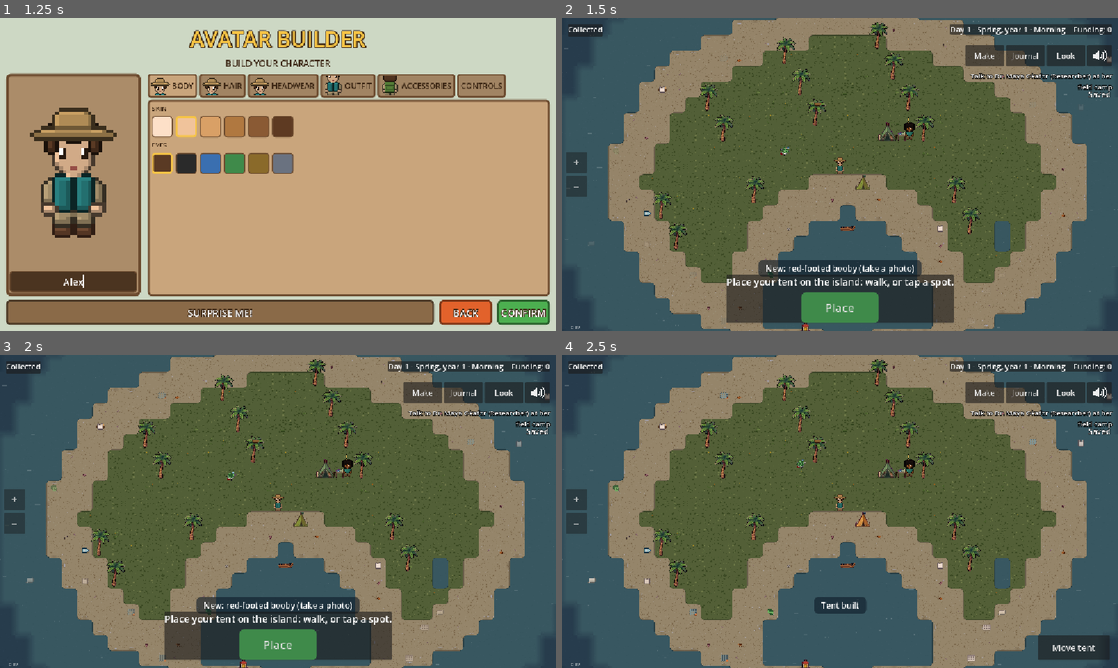
Above: before the commit, frames 1-4 (two rows, left to right).
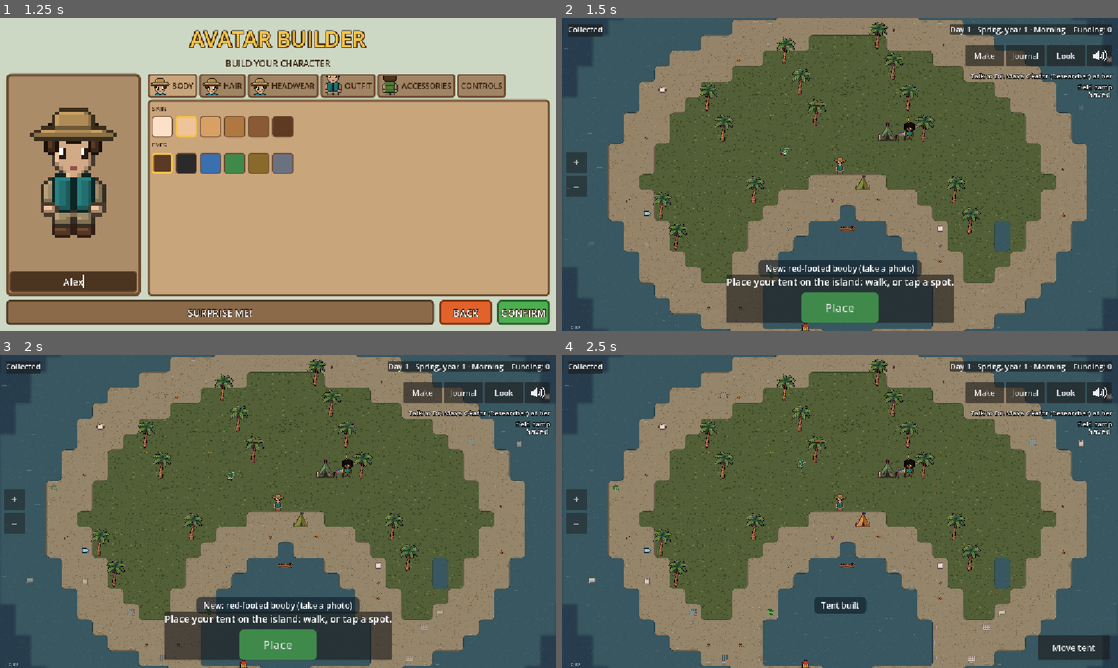
Above: after the commit, the same moments.

Repository: detronics-apps/ocean-haven
Game: Godot game, scene res://scenes/world/ocean_world.tscn
Two runs of this game, one before a commit and one after it. Both use one fixed random seed, a clock stepped at 60 frames per second and the inputs below.
Inputs (mouse positions are in pixels of both pictures, inside the frame that each line leads up to):
- Up to frame 1 (1.25 s): click (72, 280) at 0.52 s; type "Alex" at 0.6 s
- Up to frame 2 (1.5 s): click "CONFIRM" at 1.25 s
- Up to frame 3 (2 s): no input
- Up to frame 4 (2.5 s): click "Place" at 2 s

Frame 1 is identical in both runs. In frame 2, 0.1% of the frame differs, in the area x 8-95%, y 0-100%; in frame 3, 0.1%; in frame 4, 0.1%.

Commit message:
Water: one smooth colour layer under all water (narrow fades, clean corners), a darker open ocean taking the island's tint; four-terrain corners straight; walk across where two land tiles touch at a corner
Co-Authored-By: Claude Opus 5.5 <noreply@anthropic.com>

Diff:
--- /dev/null
+++ b/assets/buildings/dock_plank.svg
@@ -0,0 +1,18 @@
+<svg xmlns="http://www.w3.org/2000/svg" width="32" height="32" viewBox="0 0 32 32" shape-rendering="crispEdges">
+  <!-- Placeholder dock plank section (one tile): boards, gaps, corner posts; joins up with its neighbours -->
+  <rect x="0" y="0" width="32" height="32" fill="#8a5a36"/>
+  <g fill="#6b4428">
+    <rect x="0" y="7" width="32" height="1"/>
+    <rect x="0" y="15" width="32" height="1"/>
+    <rect x="0" y="23" width="32" height="1"/>
+    <rect x="11" y="0" width="1" height="7"/><rect x="22" y="8" width="1" height="7"/>
+    <rect x="6" y="16" width="1" height="7"/><rect x="18" y="24" width="1" height="8"/>
+  </g>
+  <g fill="#a87c52">
+    <rect x="1" y="1" width="9" height="1"/><rect x="13" y="9" width="8" height="1"/><rect x="8" y="17" width="9" height="1"/>
+  </g>
+  <g fill="#4a2e1a">
+    <rect x="0" y="0" width="3" height="3"/><rect x="29" y="0" width="3" height="3"/>
+    <rect x="0" y="29" width="3" height="3"/><rect x="29" y="29" width="3" height="3"/>
+  </g>
+</svg>
--- /dev/null
+++ b/assets/buildings/drawbridge_closed.svg
@@ -0,0 +1,14 @@
+<svg xmlns="http://www.w3.org/2000/svg" width="32" height="32" viewBox="0 0 32 32" shape-rendering="crispEdges">
+  <!-- Placeholder drawbridge, lowered: reddish planks, iron straps, chain posts -->
+  <rect x="0" y="0" width="32" height="32" fill="#9a5a3a"/>
+  <g fill="#7a4428">
+    <rect x="0" y="7" width="32" height="1"/><rect x="0" y="15" width="32" height="1"/><rect x="0" y="23" width="32" height="1"/>
+  </g>
+  <g fill="#4a4f58">
+    <rect x="4" y="0" width="2" height="32"/><rect x="26" y="0" width="2" height="32"/>
+  </g>
+  <g fill="#2a2e34">
+    <rect x="0" y="0" width="4" height="4"/><rect x="28" y="0" width="4" height="4"/>
+    <rect x="0" y="28" width="4" height="4"/><rect x="28" y="28" width="4" height="4"/>
+  </g>
+</svg>
--- a/data/buildings/dock.tres
+++ b/data/buildings/dock.tres
@@ -1,7 +1,7 @@
 [gd_resource type="Resource" script_class="BuildingData" format=3]
 
 [ext_resource type="Script" path="res://scripts/buildings/building_data.gd" id="1_2xdux"]
-[ext_resource type="Texture2D" path="res://assets/buildings/dock_plank.png" id="2_y8nj1"]
+[ext_resource type="Texture2D" path="res://assets/buildings/dock_plank.svg" id="2_y8nj1"]
 
 [resource]
 script = ExtResource("1_2xdux")
--- a/data/buildings/drawbridge.tres
+++ b/data/buildings/drawbridge.tres
@@ -2,7 +2,7 @@
 
 [ext_resource type="Texture2D" path="res://assets/buildings/drawbridge_open.svg" id="1_88l0l"]
 [ext_resource type="Script" path="res://scripts/buildings/building_data.gd" id="2_8l4ks"]
-[ext_resource type="Texture2D" path="res://assets/buildings/drawbridge_closed.png" id="3_4cw1c"]
+[ext_resource type="Texture2D" path="res://assets/buildings/drawbridge_closed.svg" id="3_4cw1c"]
 
 [resource]
 script = ExtResource("2_8l4ks")
--- a/project.godot
+++ b/project.godot
@@ -119,4 +119,4 @@
 rendering_device/driver.windows="d3d12"
 renderer/rendering_method="gl_compatibility"
 renderer/rendering_method.mobile="gl_compatibility"
-environment/defaults/default_clear_color=Color(0.16862746, 0.2901961, 0.36862746, 1)
+environment/defaults/default_clear_color=Color(0.11, 0.2, 0.27, 1)
--- a/scenes/islands/hook_island.tscn
+++ b/scenes/islands/hook_island.tscn
@@ -1,5 +1,6 @@
 [gd_scene format=4]
 
+[ext_resource type="Script" path="res://scripts/world/island_ground.gd" id="ground_script"]
 [ext_resource type="TileSet" path="res://assets/tilesets/placeholder_tileset.tres" id="1_4vngq"]
 [ext_resource type="Script" path="res://scripts/world/terrain_edges.gd" id="9_edges"]
 [ext_resource type="PackedScene" path="res://scenes/world/shore_pine.tscn" id="10_pine"]
@@ -9,6 +10,7 @@
 y_sort_enabled = true
 
 [node name="Ground" type="TileMapLayer" parent="." unique_id=834568265 groups=["ground"]]
+script = ExtResource("ground_script")
 z_index = -2
 tile_map_data = PackedByteArray("AAD3//f/AAADAAAAAAD3//j/AAADAAAAAAD3//n/AAADAAAAAAD3//r/AAADAAAAAAD3//v/AAADAAAAAAD4// …(18768 unchanged characters)…
 tile_set = ExtResource("1_4vngq")
--- a/scenes/islands/kelp_island.tscn
+++ b/scenes/islands/kelp_island.tscn
@@ -1,5 +1,6 @@
 [gd_scene format=4]
 
+[ext_resource type="Script" path="res://scripts/world/island_ground.gd" id="ground_script"]
 [ext_resource type="TileSet" path="res://assets/tilesets/placeholder_tileset.tres" id="1_hnop6"]
 [ext_resource type="PackedScene" path="res://scenes/world/coastal_tree.tscn" id="2_wvljg"]
 [ext_resource type="Script" path="res://scripts/world/kelp_ecosystem.gd" id="3_kelpeco"]
@@ -9,6 +10,7 @@
 y_sort_enabled = true
 
 [node name="Ground" type="TileMapLayer" parent="." unique_id=536507799 groups=["ground"]]
+script = ExtResource("ground_script")
 z_index = -2
 tile_map_data = PackedByteArray("AAAAAPX/AAAAAAAAAAD7//b/AAAAAAAAAAD8//b/AAAAAAAAAAD9//b/AAAAAAAAAAD+//b/AAAAAAAAAAD/// …(26544 unchanged characters)…
 tile_set = ExtResource("1_hnop6")
--- a/scenes/islands/mangrove_island.tscn
+++ b/scenes/islands/mangrove_island.tscn
@@ -1,5 +1,6 @@
 [gd_scene format=4]
 
+[ext_resource type="Script" path="res://scripts/world/island_ground.gd" id="ground_script"]
 [ext_resource type="TileSet" path="res://assets/tilesets/placeholder_tileset.tres" id="1_poitu"]
 [ext_resource type="PackedScene" path="res://scenes/world/mangrove_tree.tscn" id="2_mtree"]
 [ext_resource type="Script" path="res://scripts/world/mangrove_ecosystem.gd" id="3_meco"]
@@ -9,6 +10,7 @@
 y_sort_enabled = true
 
 [node name="Ground" type="TileMapLayer" parent="." unique_id=2121155469 groups=["ground"]]
+script = ExtResource("ground_script")
 z_index = -2
 tile_map_data = PackedByteArray("AADt//n/AAABAAAAAADt//r/AAABAAAAAADt//v/AAABAAAAAADt//z/AAABAAAAAADu//n/AAABAAAAAADu// …(23824 unchanged characters)…
 tile_set = ExtResource("1_poitu")
--- a/scenes/islands/polar_island.tscn
+++ b/scenes/islands/polar_island.tscn
@@ -1,5 +1,6 @@
 [gd_scene format=4]
 
+[ext_resource type="Script" path="res://scripts/world/island_ground.gd" id="ground_script"]
 [ext_resource type="TileSet" path="res://assets/tilesets/placeholder_tileset.tres" id="1_bck7r"]
 [ext_resource type="Script" path="res://scripts/world/terrain_edges.gd" id="9_edges"]
 [ext_resource type="Script" path="res://scripts/world/polar_ecosystem.gd" id="10_polar"]
@@ -8,6 +9,7 @@
 y_sort_enabled = true
 
 [node name="Ground" type="TileMapLayer" parent="." unique_id=515540412 groups=["ground"]]
+script = ExtResource("ground_script")
 z_index = -2
 tile_map_data = PackedByteArray("AADw//7/AAAEAAAAAADw////AAAEAAAAAADx//3/AAAEAAAAAADx//7/AAAEAAAAAADx////AAADAAAAAADx/w …(19968 unchanged characters)…
 tile_set = ExtResource("1_bck7r")
--- a/scenes/islands/reef_island.tscn
+++ b/scenes/islands/reef_island.tscn
@@ -1,5 +1,6 @@
 [gd_scene format=4]
 
+[ext_resource type="Script" path="res://scripts/world/island_ground.gd" id="ground_script"]
 [ext_resource type="TileSet" path="res://assets/tilesets/placeholder_tileset.tres" id="1_325vv"]
 [ext_resource type="Script" path="res://scripts/world/reef_ecosystem.gd" id="2_reco"]
 [ext_resource type="Script" path="res://scripts/world/terrain_edges.gd" id="9_edges"]
@@ -8,6 +9,7 @@
 y_sort_enabled = true
 
 [node name="Ground" type="TileMapLayer" parent="." unique_id=1234623413 groups=["ground"]]
+script = ExtResource("ground_script")
 z_index = -2
 tile_map_data = PackedByteArray("AADt/wEAAAABAAAAAADt/wIAAAABAAAAAADt/wMAAAABAAAAAADt/wQAAAABAAAAAADt/wUAAAABAAAAAADt/w …(30352 unchanged characters)…
 tile_set = ExtResource("1_325vv")
--- a/scenes/islands/starter_island.tscn
+++ b/scenes/islands/starter_island.tscn
@@ -1,5 +1,6 @@
 [gd_scene format=4]
 
+[ext_resource type="Script" path="res://scripts/world/island_ground.gd" id="ground_script"]
 [ext_resource type="TileSet" path="res://assets/tilesets/placeholder_tileset.tres" id="1_s0v0f"]
 [ext_resource type="PackedScene" path="res://scenes/world/palm_tree.tscn" id="2_36cgk"]
 [ext_resource type="Script" path="res://scripts/world/palm_tree.gd" id="3_feps1"]
@@ -9,6 +10,7 @@
 y_sort_enabled = true
 
 [node name="Ground" type="TileMapLayer" parent="." unique_id=1535269268 groups=["ground"]]
+script = ExtResource("ground_script")
 z_index = -2
 tile_map_data = PackedByteArray("AAD7//n/AAACAAAAAAD8//n/AAACAAAAAAD9//n/AAACAAAAAAD+//n/AAACAAAAAAD///n/AAACAAAAAAAAAP …(19504 unchanged characters)…
 tile_set = ExtResource("1_s0v0f")
--- a/scripts/world/day_night.gd
+++ b/scripts/world/day_night.gd
@@ -7,9 +7,31 @@
 @export var colors: Gradient
 
 var _ocean: Color = ProjectSettings.get_setting("rendering/environment/defaults/default_clear_color")
+## Each island's ground and its middle (islands don't move).
+var _middles := {}
 
 
 func _process(_delta: float) -> void:
 	color = colors.sample(GameClock.time_of_day)
-	# The open ocean is the background colour, which CanvasModulate doesn't reach.
-	RenderingServer.set_default_clear_color(_ocean * color)
+	# The open ocean is the background colour, which CanvasModulate doesn't reach. It takes the
+	# health tint of the island in view too, as that island's water tiles do, so the two match.
+	var sea := _ocean * color
+	var ground := _ground_in_view()
+	if ground:
+		sea *= ground.modulate
+	RenderingServer.set_default_clear_color(sea)
+
+
+## The island ground nearest the middle of the view.
+func _ground_in_view() -> TileMapLayer:
+	var camera := get_viewport().get_camera_2d()
+	if not camera:
+		return null
+	var at := camera.get_screen_center_position()
+	var best: TileMapLayer = null
+	for ground: TileMapLayer in get_tree().get_nodes_in_group("ground"):
+		if not _middles.has(ground):
+			_middles[ground] = ground.to_global(ground.map_to_local(ground.get_used_rect().get_center()))
+		if not best or at.distance_squared_to(_middles[ground]) < at.distance_squared_to(_middles[best]):
+			best = ground
+	return best
--- /dev/null
+++ b/scripts/world/island_ground.gd
@@ -0,0 +1,40 @@
+class_name IslandGround
+extends TileMapLayer
+## An island's ground. Where two land cells touch only at a corner, with water in the other two
+## (a checkerboard), the rounded edges draw the land joined up (TerrainEdges), so the ranger can
+## walk across there too: the two water cells' collision is cut back at that corner (by CUT px
+## along both edges) and Terrain.walkable lets the ranger stand in the cut.
+
+const CUT := 10.0
+## Water cell -> the corners it's cut back at (each the direction from its centre to the corner).
+var passes := {}
+
+
+## Whether `point` (local) is in a cut-back corner of a water cell.
+func in_pass(cell: Vector2i, point: Vector2) -> bool:
+	for towards: Vector2 in passes.get(cell, []):
+		var from_corner := (map_to_local(cell) + towards * 16.0 - point).abs()
+		if from_corner.x + from_corner.y < CUT:
+			return true
+	return false
+
+
+func _use_tile_data_runtime_update(coords: Vector2i) -> bool:
+	return passes.has(coords)
+
+
+func _tile_data_runtime_update(coords: Vector2i, tile_data: TileData) -> void:
+	if tile_data.get_collision_polygons_count(0) == 0:
+		return
+	var square := [Vector2(-16, -16), Vector2(16, -16), Vector2(16, 16), Vector2(-16, 16)]
+	var shape := PackedVector2Array()
+	for i in square.size():
+		var v: Vector2 = square[i]
+		if v / 16.0 in passes[coords]:
+			var before: Vector2 = square[i - 1]
+			var after: Vector2 = square[(i + 1) % square.size()]
+			shape.append(v + (before - v).normalized() * CUT)
+			shape.append(v + (after - v).normalized() * CUT)
+		else:
+			shape.append(v)
+	tile_data.set_collision_polygon_points(0, 0, shape)
--- a/scripts/world/terrain.gd
+++ b/scripts/world/terrain.gd
@@ -16,9 +16,12 @@
 ## Whether the ranger can stand at `point`: land, or a deck built over the water.
 static func walkable(tree: SceneTree, point: Vector2) -> bool:
 	for ground: TileMapLayer in tree.get_nodes_in_group("ground"):
-		var tile := ground.get_cell_tile_data(ground.local_to_map(ground.to_local(point)))
+		var cell := ground.local_to_map(ground.to_local(point))
+		var tile := ground.get_cell_tile_data(cell)
 		if tile:
-			return tile.get_custom_data("walkable")
+			# (or across the corner where two land cells touch: IslandGround.passes)
+			return tile.get_custom_data("walkable") or (ground is IslandGround
+				and (ground as IslandGround).in_pass(cell, ground.to_local(point)))
 	return false
 
 
--- a/scripts/world/terrain_edges.gd
+++ b/scripts/world/terrain_edges.gd
@@ -40,12 +40,20 @@
 ## between terrains, never round every tile): straight along the edges, round the rounded corners.
 var _lines := {}
 const LINE := Color(0, 0, 0, 0.28)
-## Between two kinds of water there's no line and no rounding: the colours fade into each other
-## over FADE px on each side (the owner: it's all water).
+## Between two kinds of water there's no line and no rounding: the water's colours are one
+## smooth picture under the ground art (WaterBlend: WATER_RES pixels a cell, drawn with linear
+## filtering), so neighbouring waters fade into each other over a few pixels, round corners as
+## well as along edges (the owner: it's all water; a subtle, narrow fade). Water cells get no art
+## tile of their own; SeaWaves' faint speckle shows on them.
 const WATER := ["water", "", "sea"]
-const FADE := 10.0
-var _fades := {}
+const WATER_RES := 4
+var _blend: Sprite2D
+var _blend_image: Image
+var _blend_rect := Rect2i()
 var _colours := {}
+## Corner point -> [[water cell, towards]] where the ranger can walk across between two land
+## cells touching at the corner (IslandGround.passes).
+var _passes := {}
 
 const ART := preload("res://assets/tilesets/terrain_art.png")
 const ART_SIZE := 64
@@ -90,6 +98,12 @@
 	_details.scale = _art.scale
 	_details.z_index = _ground.z_index
 	_details.texture_filter = CanvasItem.TEXTURE_FILTER_NEAREST_WITH_MIPMAPS
+	_blend = Sprite2D.new()
+	_blend.name = "WaterBlend"
+	_blend.centered = false
+	_blend.texture_filter = CanvasItem.TEXTURE_FILTER_LINEAR
+	_blend.z_index = -2  # (under the ground and SeaWaves' speckle)
+	add_child(_blend)
 	_put_art_in.call_deferred()
 	_read_colours()
 	rebuild()
@@ -208,8 +222,8 @@
 ## The cell's picture: its ground's row, a version (and mirrored or not) picked from the cell.
 func _paint(cell: Vector2i) -> void:
 	var ground := _ground.get_cell_atlas_coords(cell)
-	if ground.x < 0:
-		_art.erase_cell(cell)
+	if ground.x < 0 or terrain_at(cell) in WATER:
+		_art.erase_cell(cell)  # (water: the smooth WaterBlend underneath shows)
 		return
 	var pick := absi(hash(cell))
 	_art.set_cell(cell, 0, Vector2i(pick % ART_VARIANTS, ground.x), (pick / ART_VARIANTS) % 2)
@@ -254,6 +268,8 @@
 			corners[cell + d] = true
 	for corner: Vector2i in corners:
 		_shape_corner(corner)
+	_push_passes()
+	_paint_water()
 	_details.clear()
 	_place_snowman()
 	for cell: Vector2i in _terrain:
@@ -270,6 +286,14 @@
 	_paint(cell)
 	for d in [Vector2i(0, 0), Vector2i(1, 0), Vector2i(0, 1), Vector2i(1, 1)]:
 		_shape_corner(cell + d)
+	_push_passes()
+	if _blend_rect.grow(-1).has_point(cell):
+		for dx in [-1, 0, 1]:  # (the cell, and land beside it, which takes its water's colour)
+			for dy in [-1, 0, 1]:
+				_water_pixel(cell + Vector2i(dx, dy))
+		(_blend.texture as ImageTexture).update(_blend_image)
+	else:
+		_paint_water()
 	for dx in [-1, 0, 1]:  # (its own decoration and its neighbours': their rules look at it)
 		for dy in [-1, 0, 1]:
 			_decorate(cell + Vector2i(dx, dy))
@@ -281,10 +305,16 @@
 func _shape_corner(corner: Vector2i) -> void:
 	_pieces.erase(corner)
 	_lines.erase(corner)
-	_fades.erase(corner)
+	_passes.erase(corner)
 	# The 4 cells around the point, and for each the direction from its centre to the point.
 	var around := [[corner + Vector2i(-1, -1), Vector2(1, 1)], [corner + Vector2i(0, -1), Vector2(-1, 1)],
 		[corner + Vector2i(-1, 0), Vector2(1, -1)], [corner, Vector2(-1, -1)]]
+	var kinds := {}
+	for entry: Array in around:
+		kinds[terrain_at(entry[0])] = true
+	if kinds.size() == 4:
+		_line_corner(corner)  # (four different terrains: straight edges; rounding all four made a dark star)
+		return
 	for entry: Array in around:
 		var cell: Vector2i = entry[0]
 		var towards: Vector2 = entry[1]
@@ -303,6 +333,10 @@
 			# joined up and only the lower rounds.
 			if beside_x != beside_y or PRIORITY.get(mine, 0) > PRIORITY.get(fill, 0):
 				continue
+			if mine in WATER and fill not in WATER:  # (land joined across water: walk across)
+				if not _passes.has(corner):
+					_passes[corner] = []
+				_passes[corner].append([cell, towards])
 		elif beside_x != beside_y:
 			fill = across if across in [beside_x, beside_y] else (beside_x if PRIORITY.get(beside_x, 0) >= PRIORITY.get(beside_y, 0) else beside_y)
 		if fill == "sea" or not _colours.has(fill) or (mine in WATER and fill in WATER):
@@ -311,6 +345,20 @@
 			_pieces[corner] = []
 		_pieces[corner].append([_quarter(cell, towards, style(mine, fill)), _colours[fill], towards])
 	_line_corner(corner)
+
+
+## Tells the ground where the ranger can walk across a corner.
+func _push_passes() -> void:
+	if not _ground is IslandGround:
+		return
+	var passes := {}
+	for corner: Vector2i in _passes:
+		for entry: Array in _passes[corner]:
+			if not passes.has(entry[0]):
+				passes[entry[0]] = []
+			passes[entry[0]].append(entry[1])  # (towards that corner, from the cell's centre)
+	(_ground as IslandGround).passes = passes
+	_ground.notify_runtime_tile_data_update()
 
 
 ## The boundary lines round corner point `corner`: each of the 4 half-edges that meet there is a
@@ -335,37 +383,46 @@
 		lines.append(shape.slice(1))  # (the arc)
 	# (each half-edge's two sides: [the one on its left / top, the one on its right / bottom])
 	var sides := {Vector2.UP: [tl, tr], Vector2.DOWN: [bl, br], Vector2.LEFT: [tl, bl], Vector2.RIGHT: [tr, br]}
-	var fades: Array = []
 	for dir: Vector2 in halves:
 		if not halves[dir][0]:
 			continue
-		var a: String = sides[dir][0]
-		var b: String = sides[dir][1]
-		if a in WATER and b in WATER:
-			fades.append_array(_fade(point, dir, a, b))
-		else:
-			lines.append(PackedVector2Array([point + dir * halves[dir][1], point + dir * HALF]))
+		if sides[dir][0] in WATER and sides[dir][1] in WATER:
+			continue  # (water beside water: the WaterBlend fades them)
+		lines.append(PackedVector2Array([point + dir * halves[dir][1], point + dir * HALF]))
 	if not lines.is_empty():
 		_lines[corner] = lines
-	if not fades.is_empty():
-		_fades[corner] = fades
-
-
-## Two strips along the half-edge from `point` towards `dir`: each side gets the other side's
-## water colour at the edge, fading out FADE px into it, so the two blend across the edge.
-func _fade(point: Vector2, dir: Vector2, first: String, second: String) -> Array:
-	var across := Vector2(dir.y, dir.x).abs()  # (from the first side to the second)
-	var end := point + dir * HALF
-	var out: Array = []
-	for pair in [[first, second, -1.0], [second, first, 1.0]]:
-		var into: Vector2 = across * FADE * pair[2]  # (into this side)
-		var other := _water_colour(pair[1])
-		other.a = 0.5
-		var clear := other
-		clear.a = 0.0
-		out.append([PackedVector2Array([point, end, end + into, point + into]),
-			PackedColorArray([other, other, clear, clear])])
-	return out
+
+
+## The whole island's water as one small picture (WATER_RES pixels a cell, a margin of open
+## ocean round it), smoothed when drawn, so every two waters fade into each other.
+func _paint_water() -> void:
+	_blend_rect = _ground.get_used_rect().grow(2)
+	_blend_image = Image.create(_blend_rect.size.x * WATER_RES, _blend_rect.size.y * WATER_RES, false, Image.FORMAT_RGBA8)
+	_blend_image.fill(_water_colour("sea"))
+	for cell in _ground.get_used_cells():
+		_water_pixel(cell)
+	_blend.texture = ImageTexture.create_from_image(_blend_image)
+	_blend.position = _ground.map_to_local(_blend_rect.position) - Vector2(HALF, HALF)
+	_blend.scale = Vector2.ONE * float(_ground.tile_set.tile_size.x) / WATER_RES
+
+
+## One cell's colour in the WaterBlend: its water; land takes the water beside it (so the
+## smoothing never pulls a land colour into the sea; the land's art covers it anyway).
+func _water_pixel(cell: Vector2i) -> void:
+	var kind := terrain_at(cell)
+	var colour := _water_colour(kind) if kind in WATER else Color.TRANSPARENT
+	if kind not in WATER:
+		var sum := Color(0, 0, 0, 0)
+		var n := 0
+		for d in [Vector2i(1, 0), Vector2i(-1, 0), Vector2i(0, 1), Vector2i(0, -1)]:
+			var beside := terrain_at(cell + d)
+			if beside in WATER:
+				sum += _water_colour(beside)
+				n += 1
+		colour = sum / float(n) if n > 0 else _water_colour("water")
+		colour.a = 1.0
+	var at := (cell - _blend_rect.position) * WATER_RES
+	_blend_image.fill_rect(Rect2i(at, Vector2i(WATER_RES, WATER_RES)), colour)
 
 
 func _water_colour(kind: String) -> Color:
@@ -417,9 +474,6 @@
 	for corner: Vector2i in _pieces:
 		for piece: Array in _pieces[corner]:
 			draw_colored_polygon(piece[0], piece[1])
-	for corner: Vector2i in _fades:
-		for strip: Array in _fades[corner]:
-			draw_polygon(strip[0], strip[1])
 	for corner: Vector2i in _lines:  # (over the rounded corners, so their arcs show whole)
 		for line: PackedVector2Array in _lines[corner]:
 			draw_polyline(line, LINE, 1.0)
--- a/tests/test_terrain_edges.gd
+++ b/tests/test_terrain_edges.gd
@@ -66,6 +66,41 @@
 	if three != Vector2i.MAX:
 		_expect(edges.pieces_at(three + Vector2i(1, 1)).size() >= 1, "three terrains meeting: rounded too")
 
+	# Two sand cells touching only at a corner, water in the other two (drawn joined up): the
+	# ranger can walk across from one to the other.
+	var water_cells := [sand_cell + Vector2i(1, 0), sand_cell + Vector2i(0, 1)]
+	var atlases := []
+	for c: Vector2i in water_cells:
+		atlases.append(ground.get_cell_atlas_coords(c))
+		ground.set_cell(c, 0, Vector2i(0, 0))
+		save.record_tile(ground, c, Vector2i(0, 0))
+	await process_frame
+	await physics_frame
+	await physics_frame
+	var corner_point := ground.to_global(ground.map_to_local(sand_cell) + Vector2(16, 16))
+	var terrain: GDScript = load("res://scripts/world/terrain.gd")
+	_expect(terrain.walkable(self, corner_point + Vector2(3, -3)), "standing in the corner between the two land cells")
+	_expect(not terrain.walkable(self, corner_point + Vector2(8, -8)), "but not further into the water")
+	var walker := CharacterBody2D.new()
+	walker.collision_mask = 1
+	var feet := CollisionShape2D.new()
+	feet.shape = CircleShape2D.new()
+	(feet.shape as CircleShape2D).radius = 5.0
+	walker.add_child(feet)
+	world.add_child(walker)
+	var crossed := func() -> bool:
+		walker.global_position = ground.to_global(ground.map_to_local(sand_cell))
+		await physics_frame
+		for i in 21:
+			walker.move_and_collide(Vector2(1.5, 1.5))
+			await physics_frame
+		return walker.global_position.distance_to(ground.to_global(ground.map_to_local(sand_cell + Vector2i(1, 1)))) < 4.0
+	_expect(await crossed.call(), "a walker crosses diagonally to the other land cell")
+	walker.queue_free()
+	for i in water_cells.size():
+		ground.set_cell(water_cells[i], 0, atlases[i])
+		save.record_tile(ground, water_cells[i], atlases[i])
+
 	if not _failed:
 		print("PASS")
 	quit(1 if _failed else 0)
Binary file removed: assets/buildings/dock_plank.png
Not shown, changed: assets/buildings/dock_plank.svg.import
Binary file removed: assets/buildings/drawbridge_closed.png
Not shown, changed: assets/buildings/drawbridge_closed.svg.import
Not shown, added: scripts/world/island_ground.gd.uid
